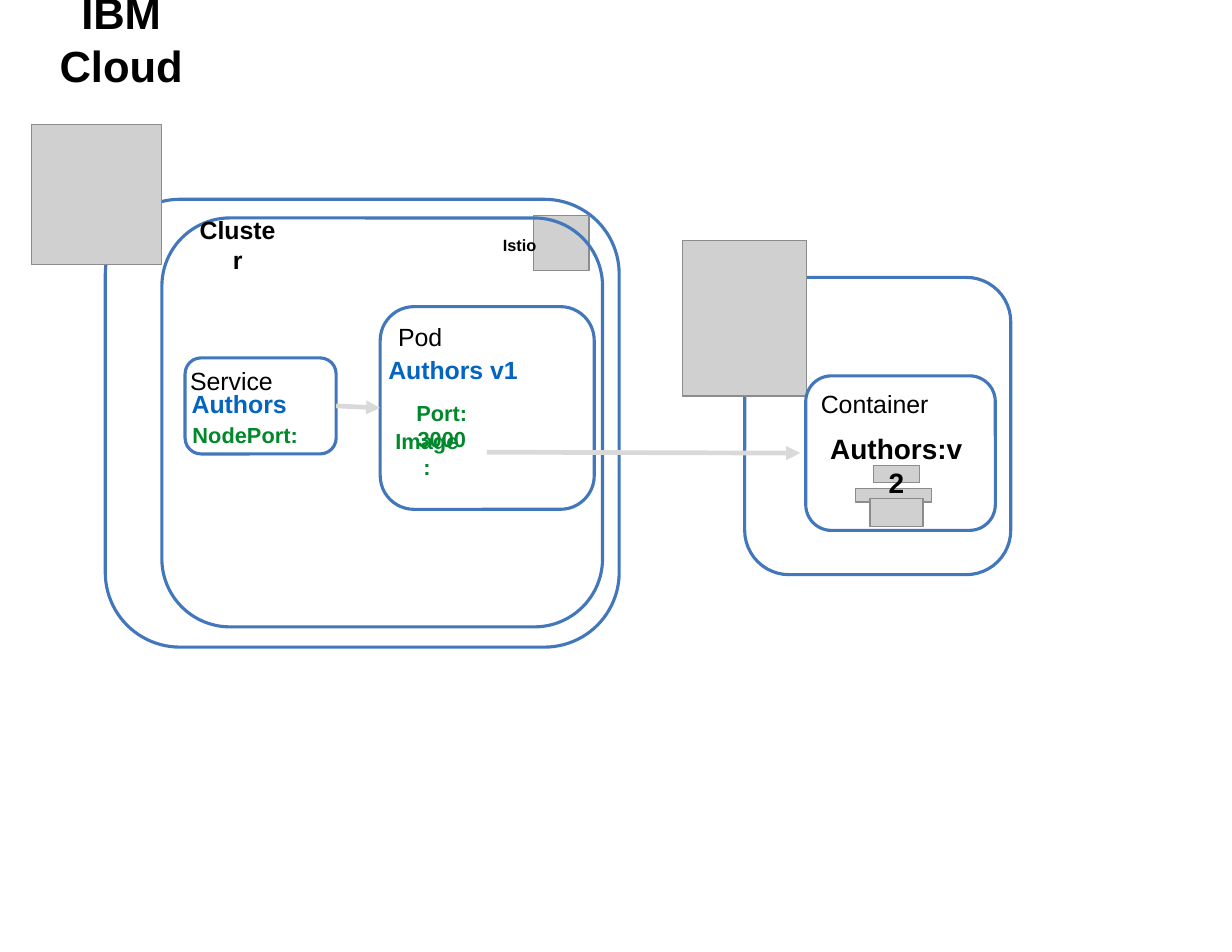
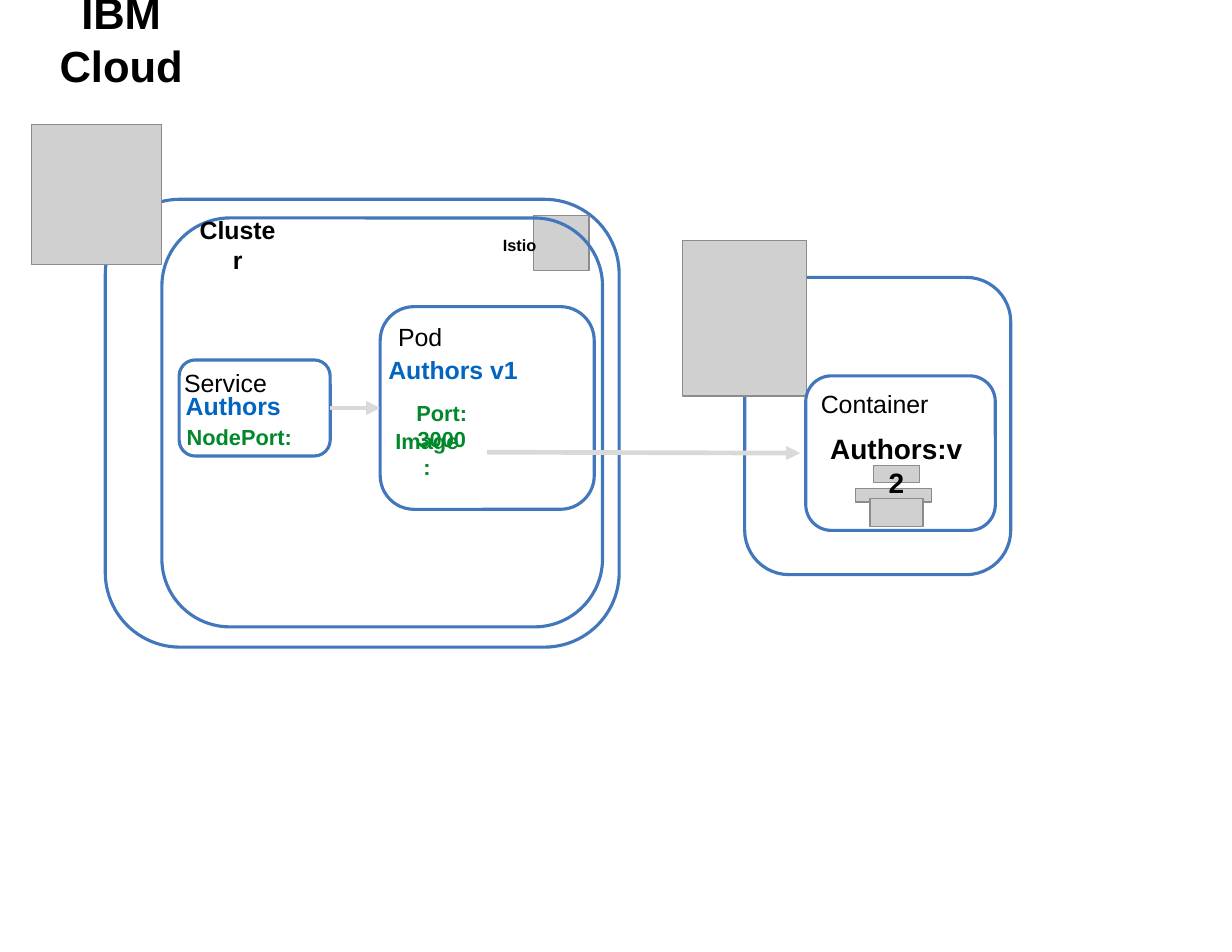
Before and after one commit to IBM/cloud-native-starter, a slide deck: slide 21 of workshop/images/architecture.pptx. Drawn at 1232x952 pixels with LibreOffice and Linux fonts; fonts in the diff are those of the drawing; grey boxes stand for pictures. Boxes give left, top, right and bottom in pixels: in the first picture for what was removed or moved away, otherwise in the second. Text is boxed around its words. In the diff, an @@ line names an element or a change of style, - is before the commit and + after.

```diff
--- a/workshop/images/architecture.pptx
+++ b/workshop/images/architecture.pptx
@@ 2 texts, 1 rounded rectangle: place and size @@
-2 texts, 1 rounded rectangle at (185,358,336,455)
+2 texts, 1 rounded rectangle at (179,360,330,456)
@@ arrow moved from (336, 405) - (380, 408) to (330, 408) - (380, 408) @@
```
Also in this commit, not shown: 6 other files.
